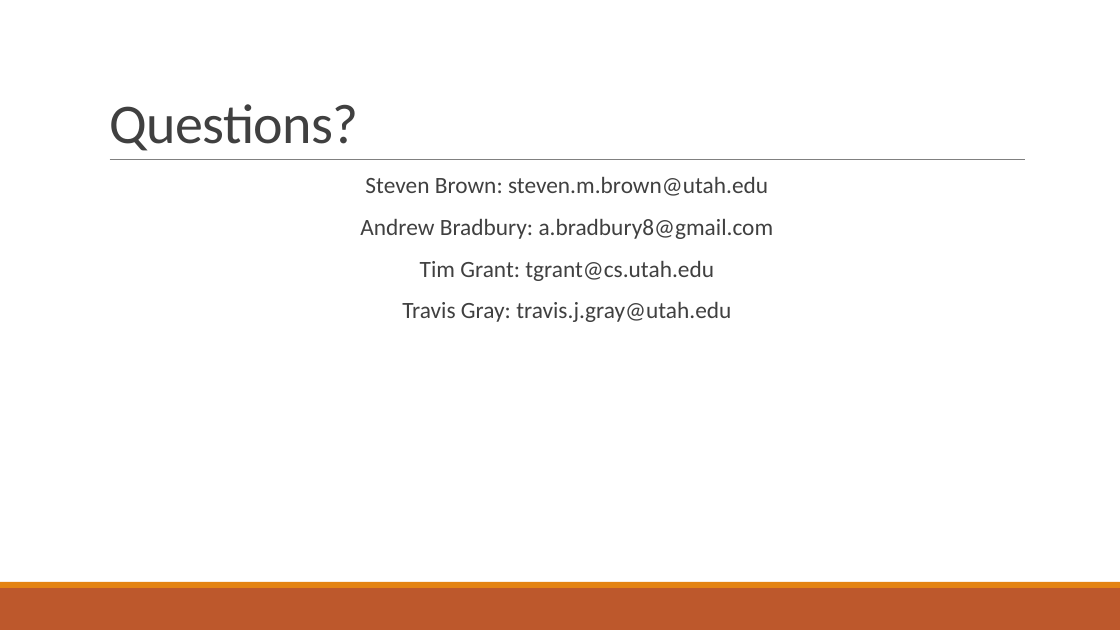
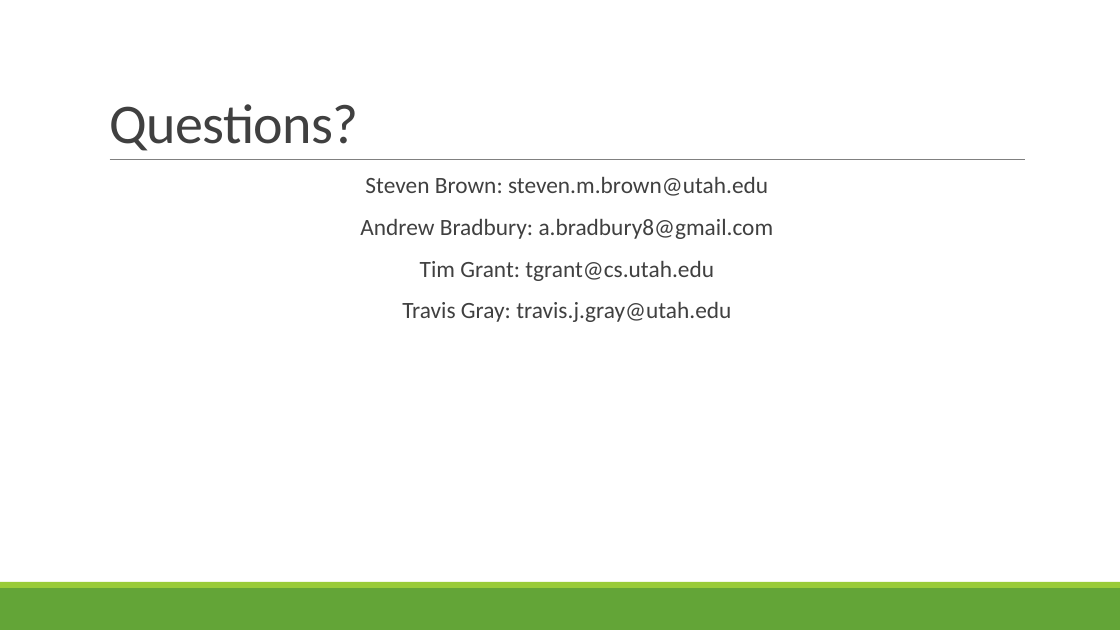
Before and after one commit to tjgray04/ECE6710_06, a slide deck: slide 6 of Documents/Presentation/ECE6710_06_PRESENTATION.pptx (slide 7 before the commit). Drawn at 1120x630 pixels with LibreOffice and Linux fonts; fonts in the diff are those of the drawing. Boxes give left, top, right and bottom in pixels: in the first picture for what was removed or moved away, otherwise in the second. Text is boxed around its words. In the diff, an @@ line names an element or a change of style, - is before the commit and + after.

```diff
--- a/Documents/Presentation/ECE6710_06_PRESENTATION.pptx
+++ b/Documents/Presentation/ECE6710_06_PRESENTATION.pptx
@@ rectangle at (0, 588, 1120, 630): fill #BD582C to #63A537 @@
@@ rectangle at (0, 582, 1120, 588): fill #E48312 to #99CB38 @@
```
Also in this commit, not shown: 2 other slides changed, 3 slides added, 4 slides removed.
